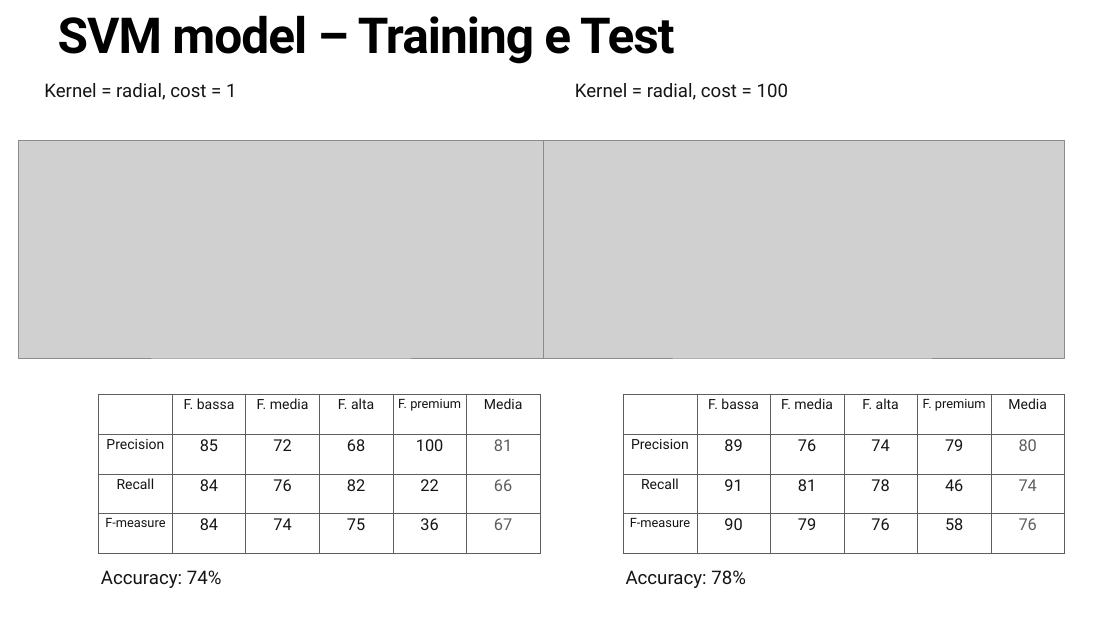
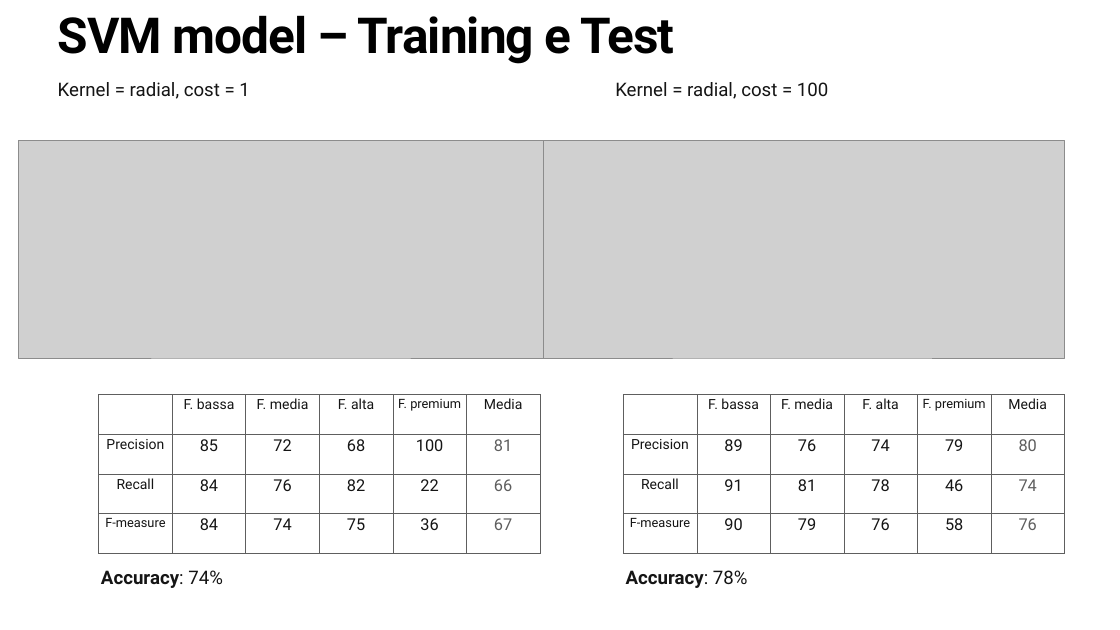
Before and after one commit to mik3sw/ML-project, a slide deck: slide 17 of Presentazione ML.pptx. Drawn at 1120x630 pixels with LibreOffice and Linux fonts; fonts in the diff are those of the drawing; grey boxes stand for pictures. Boxes give left, top, right and bottom in pixels: in the first picture for what was removed or moved away, otherwise in the second. Text is boxed around its words. In the diff, an @@ line names an element or a change of style, - is before the commit and + after.

```diff
--- a/Presentazione ML.pptx
+++ b/Presentazione ML.pptx
@@ text "Kernel = radial, cost = ..." moved from (x1=44, y1=83, x2=236, y2=100) to (x1=58, y1=82, x2=249, y2=99) @@
@@ text "Kernel = radial, cost = ..." moved from (x1=575, y1=83, x2=788, y2=100) to (x1=615, y1=82, x2=828, y2=99) @@
@@ text "Accuracy: 74%" at (x1=101, y1=570, x2=223, y2=588): bold on in "Accuracy:" @@
@@ text "Accuracy: 78%" at (x1=626, y1=570, x2=748, y2=588): bold on in "Accuracy:" @@
```
Also in this commit, not shown: 7 other slides changed.
